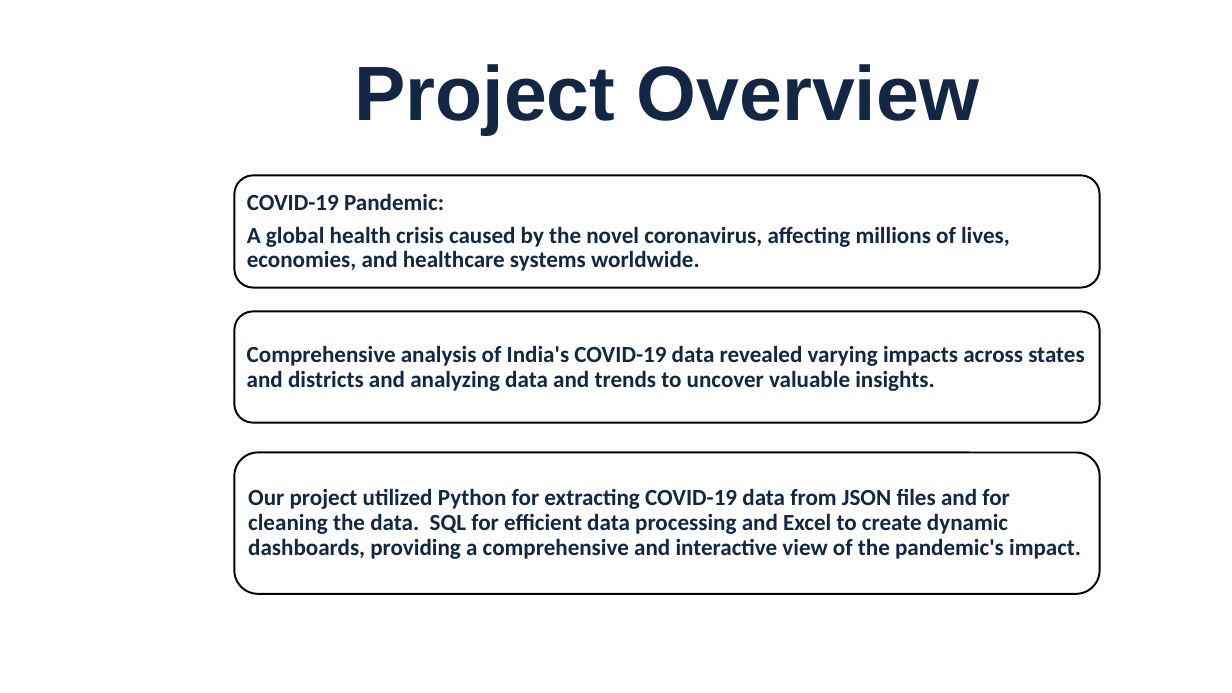
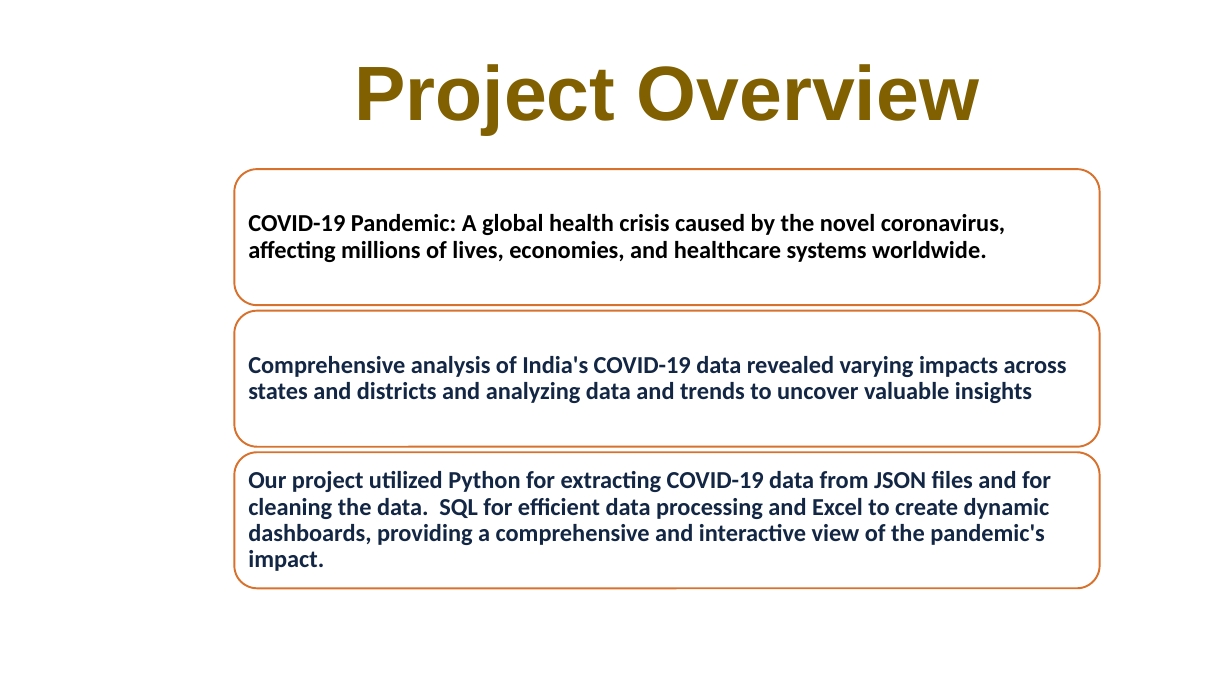
Before and after one commit to roshnipatidar/Covid19_Data_Analysis, a slide deck: slide 2 of PPT/Covid19 Data Analysis ppt.pptx. Drawn at 1232x693 pixels with LibreOffice and Linux fonts; fonts in the diff are those of the drawing; background and template pictures are left out. Boxes give left, top, right and bottom in pixels: in the first picture for what was removed or moved away, otherwise in the second. Text is boxed around its words. In the diff, an @@ line names an element or a change of style, - is before the commit and + after.

```diff
--- a/PPT/Covid19 Data Analysis ppt.pptx
+++ b/PPT/Covid19 Data Analysis ppt.pptx
@@ title "Project Overview" at box(355, 64, 979, 135): text colour #132745 to #806000 @@
@@ rounded rectangle: place and size @@
-rounded rectangle at box(235, 176, 1100, 288)
+rounded rectangle at box(235, 169, 1100, 305)
@@ text at box(248, 214, 1005, 262): text changed; size 18 to 19 pt; text colour #132745 to #000000 @@
-COVID-19 Pandemic:
-A global health crisis caused by the novel coronavirus, affecting millions of lives, economies, and healthcare systems worldwide.
+COVID-19 Pandemic: A global health crisis caused by the novel coronavirus, affecting millions of lives, economies, and healthcare systems worldwide.
@@ outline #000000 1.5 pt to #D7712C 1.5 pt in 3 elements at box(235, 452, 1100, 588), box(235, 169, 1100, 305), box(235, 311, 1100, 446) @@
@@ rounded rectangle: place and size @@
-rounded rectangle at box(235, 311, 1100, 422)
+rounded rectangle at box(235, 311, 1100, 446)
@@ text "Comprehensive analysis of India's COVID-19 ..." at box(248, 356, 1067, 403): size 18 to 19 pt; text colour #132745 to #FFFFFF in "insights." @@
@@ rounded rectangle: place and size @@
-rounded rectangle at box(235, 453, 1100, 594)
+rounded rectangle at box(235, 452, 1100, 588)
@@ text "Our project utilized Python for ..." at box(248, 471, 1051, 571): size 18 to 19 pt @@
```
Also in this commit, not shown: 6 other slides changed, 1 slide removed.
